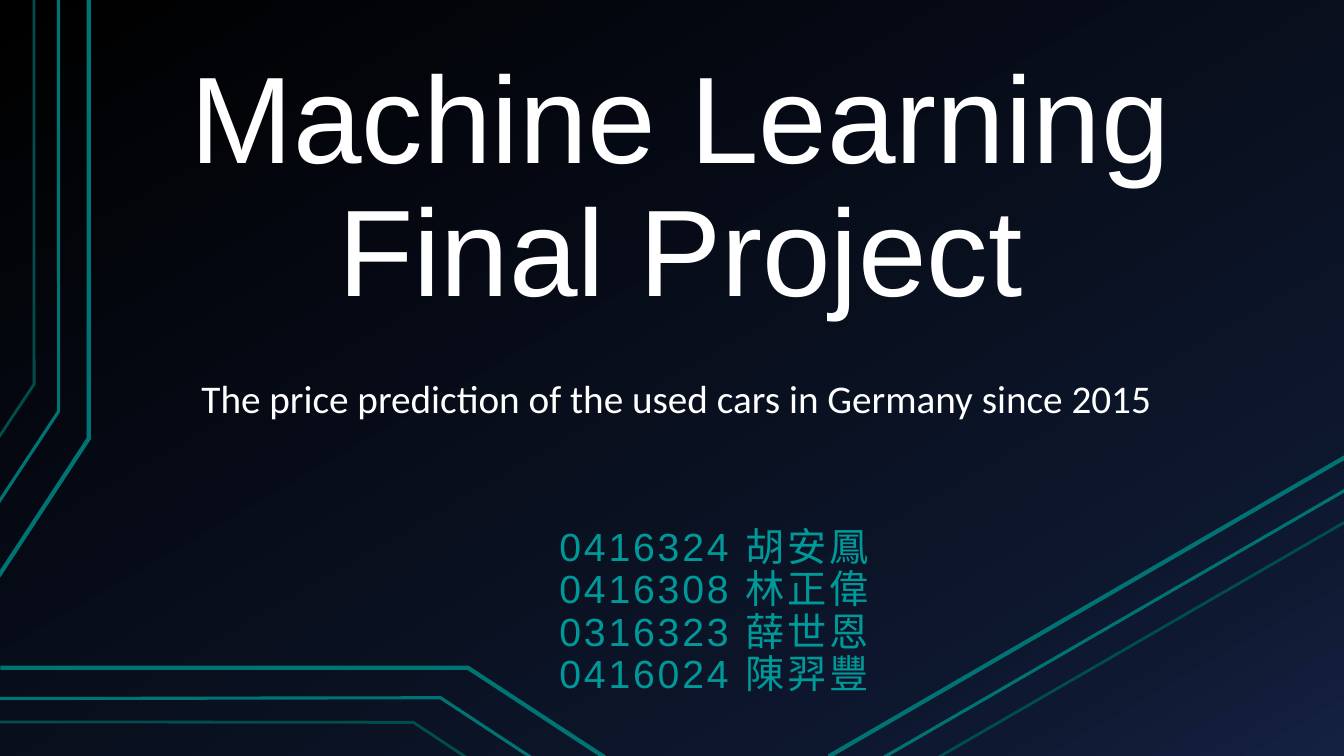
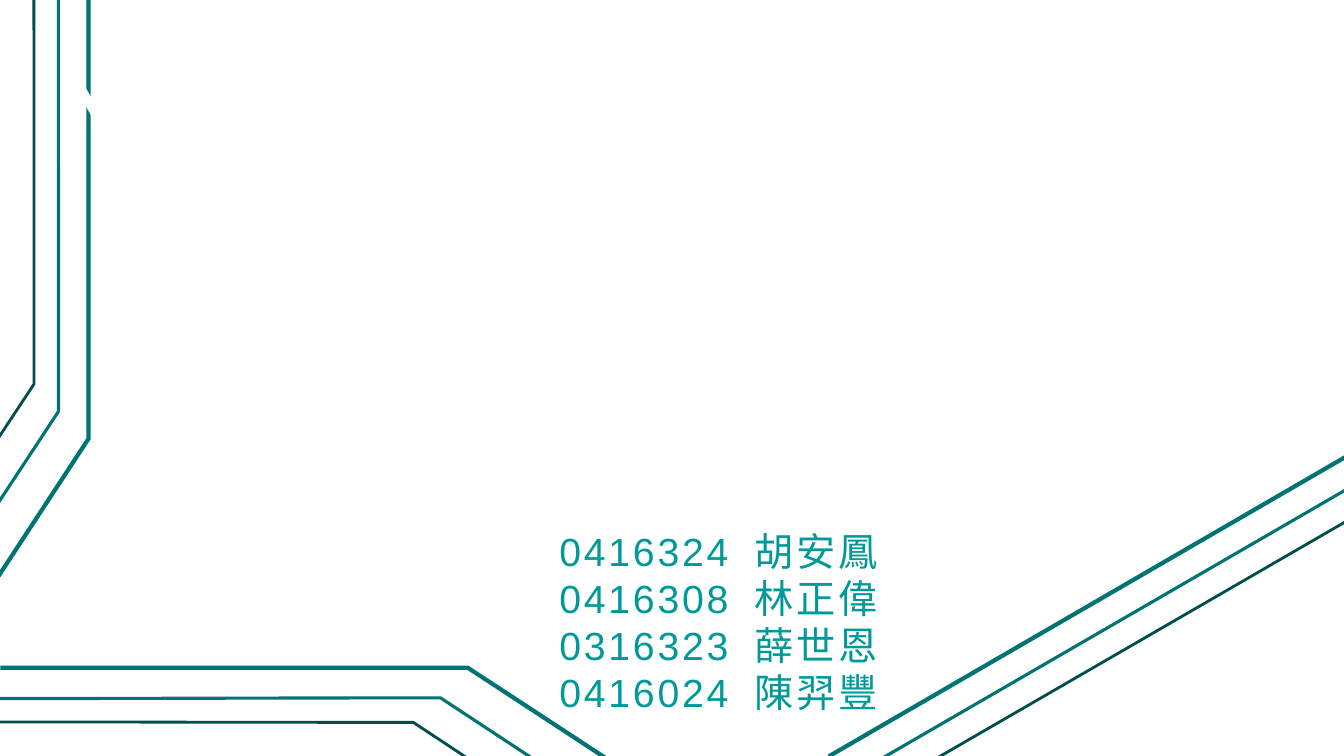
Before and after one commit to Alfons0329/Machine_Learning_Fall_2017, a slide deck: slide 1 of Final_proj/Presentation.pptx. Drawn at 1344x756 pixels with LibreOffice and Linux fonts; fonts in the diff are those of the drawing. Boxes give left, top, right and bottom in pixels: in the first picture for what was removed or moved away, otherwise in the second. Text is boxed around its words. In the diff, an @@ line names an element or a change of style, - is before the commit and + after.

```diff
--- a/Final_proj/Presentation.pptx
+++ b/Final_proj/Presentation.pptx
@@ background gradient #000000 to #0F1931 to #142242 to #FFFFFF @@
@@ freeform shape at [0,0,89,576]: outline redrawn @@
@@ freeform shape at [0,0,58,503]: outline #007373 2.25 pt to #007373 2.24 pt @@
@@ freeform shape at [0,0,34,438]: outline #007373 2 pt to #004D4D 2 pt @@
@@ text "Machine Learning Final Project" at [55,48,490,178]: font Arial to Calibri; line spacing 0.9 to 1 @@
@@ text removed at [201,385,1151,420] @@
-The price prediction of the used cars in Germany since 2015
@@ line (882, 756) - (1344, 490): stroke #007373 2.25 pt to #007373 2.24 pt @@
@@ text "0416324 胡安鳳" at [559,533,877,710]: line spacing 0.9 to 1 @@
@@ line (939, 756) - (1344, 522): stroke #007373 2 pt to #004D4D 2 pt @@
@@ freeform shape at [0,698,532,756]: outline #007373 2.25 pt to #007373 2.24 pt @@
@@ freeform shape at [0,722,466,756]: outline #007373 2 pt to #004D4D 2 pt; outline redrawn @@
```
Also in this commit, not shown: 28 other slides changed, 4 other files.
